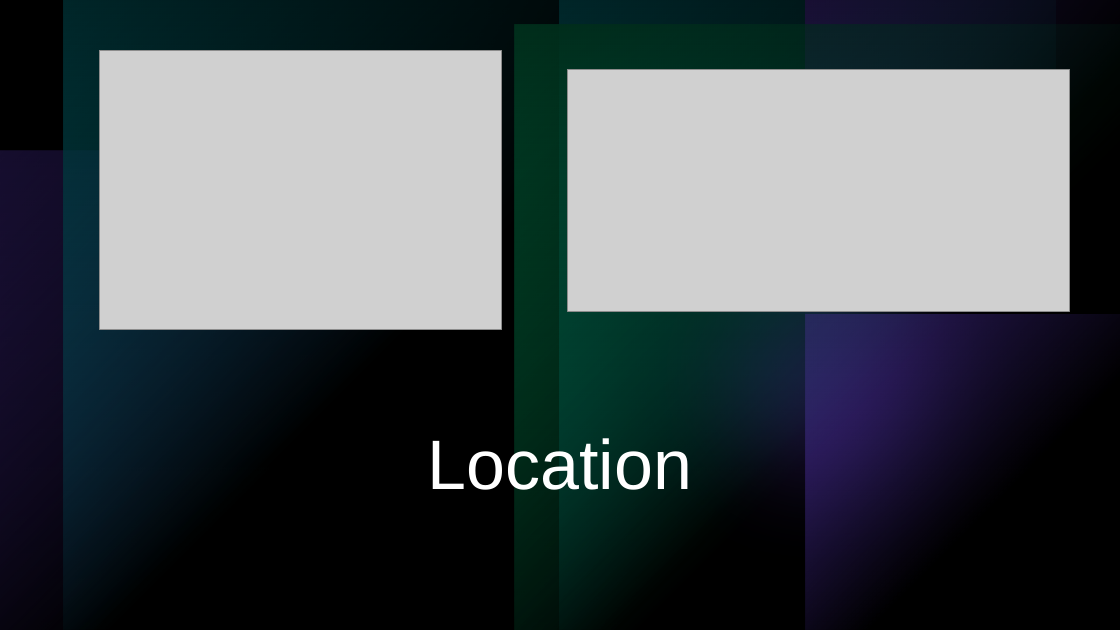
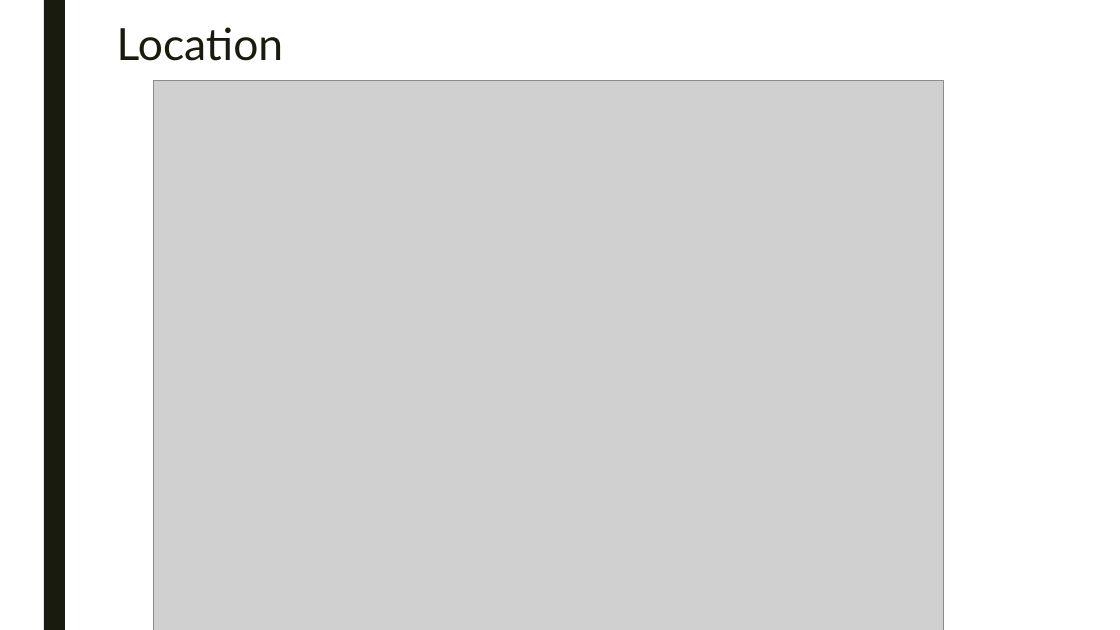
Before and after one commit to lanahuyen/media_tv, a slide deck: slide 10 of Presentation1.pptx. Drawn at 1120x630 pixels with LibreOffice and Linux fonts; fonts in the diff are those of the drawing; grey boxes stand for pictures. Boxes give left, top, right and bottom in pixels: in the first picture for what was removed or moved away, otherwise in the second. Text is boxed around its words. In the diff, an @@ line names an element or a change of style, - is before the commit and + after.

```diff
--- a/Presentation1.pptx
+++ b/Presentation1.pptx
@@ background #000000 to #FFFFFF @@
@@ title "Location": place and size @@
-title "Location" at <box>428,438,693,490</box>
+title "Location" at <box>117,27,283,61</box>
@@ title "Location" at <box>117,27,283,61</box>: size 60 to 38 pt, font Arial to Lato, text colour #FFFFFF to #191B0E; line spacing 0.9 to 0.89 @@
@@ rectangle removed at <box>0,0,1120,630</box> @@
@@ rectangle removed at <box>0,0,1120,630</box> @@
@@ rectangle added at <box>44,0,65,630</box>, fill #191B0E @@
@@ group removed at <box>0,0,1120,630</box>: 4 rectangles, 1 ellipse @@
@@ group removed at <box>0,0,1120,630</box>: 6 rectangles, 1 ellipse @@
@@ group removed at <box>0,0,1120,630</box>: 6 rectangles, 2 ellipses @@
@@ picture: place and size @@
-picture at <box>99,50,501,329</box>
+picture at <box>154,81,944,630</box>
@@ picture removed at <box>568,69,1070,311</box> @@
```
Also in this commit, not shown: 10 other slides changed, 4 slides added, 1 slide removed, 1 other file.
